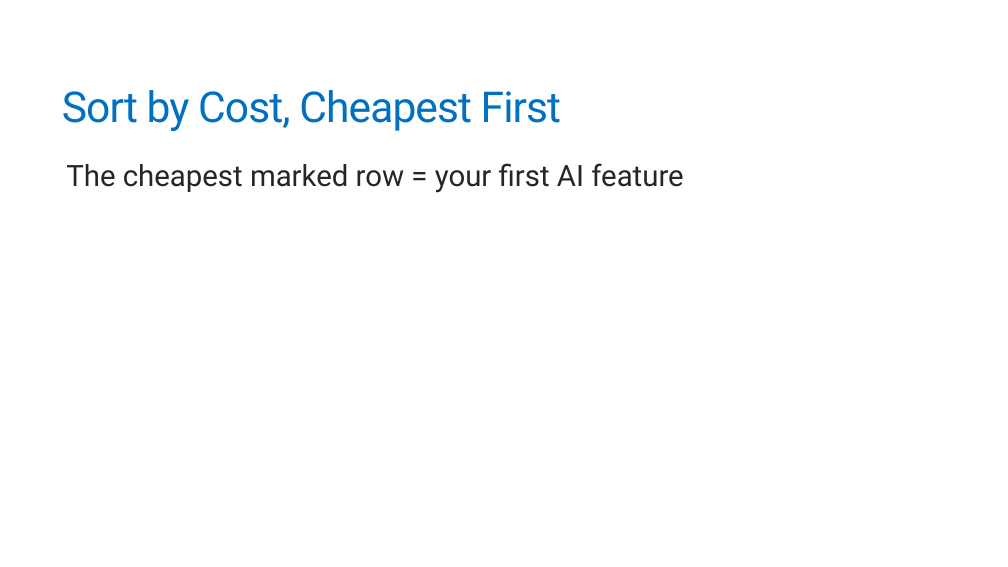
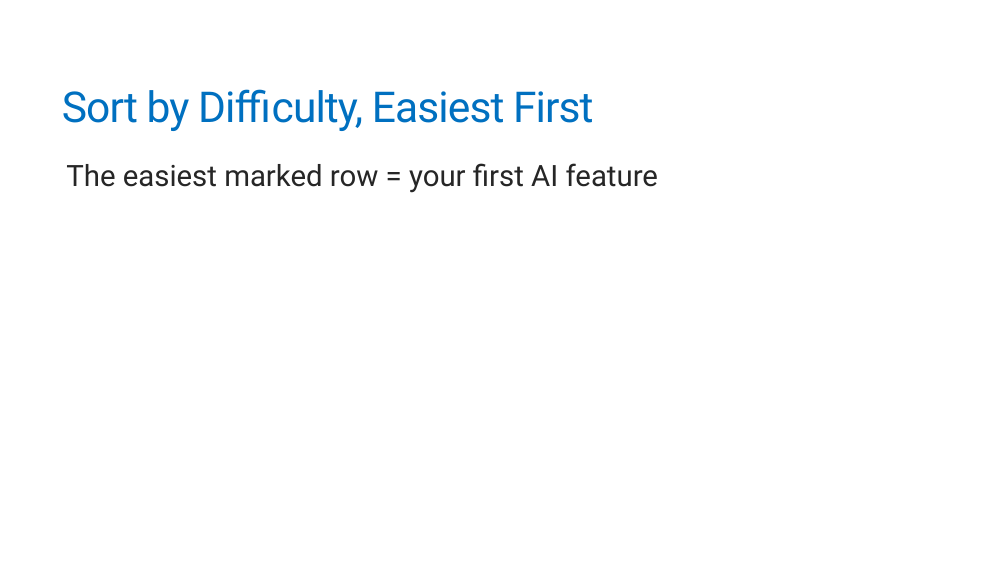
Before and after one commit to trailheadtechnology/10-ai-features-workshop, a slide deck: slide 24 of docs/slides/pptx/M5-closing.pptx. Drawn at 1008x567 pixels with LibreOffice and Linux fonts; fonts in the diff are those of the drawing. Boxes give left, top, right and bottom in pixels: in the first picture for what was removed or moved away, otherwise in the second. Text is boxed around its words. In the diff, an @@ line names an element or a change of style, - is before the commit and + after.

```diff
--- a/docs/slides/pptx/M5-closing.pptx
+++ b/docs/slides/pptx/M5-closing.pptx
@@ title at [62,89,593,131]: text changed @@
-Sort by Cost, Cheapest First
+Sort by Difficulty, Easiest First
@@ text at [66,163,658,193]: text changed @@
-  The cheapest marked row = your first AI feature
+  The easiest marked row = your first AI feature
```
Also in this commit, not shown: 7 other slides changed, 16 other files.
